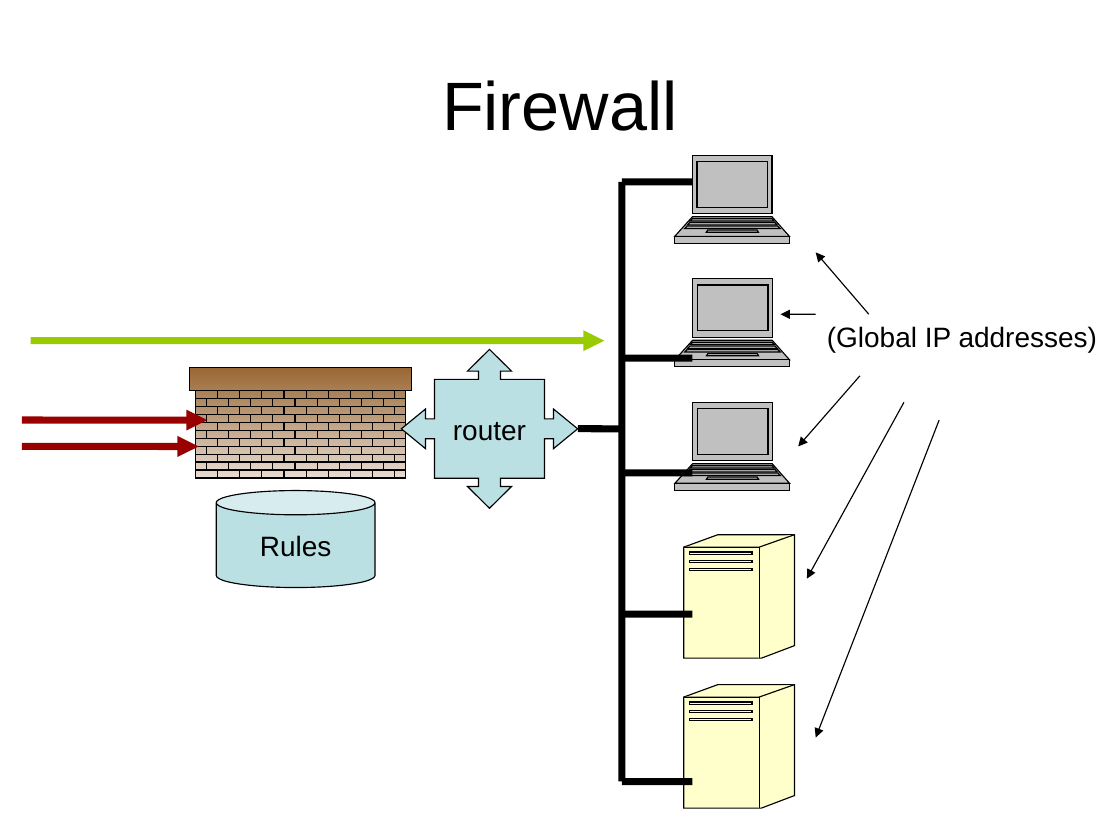
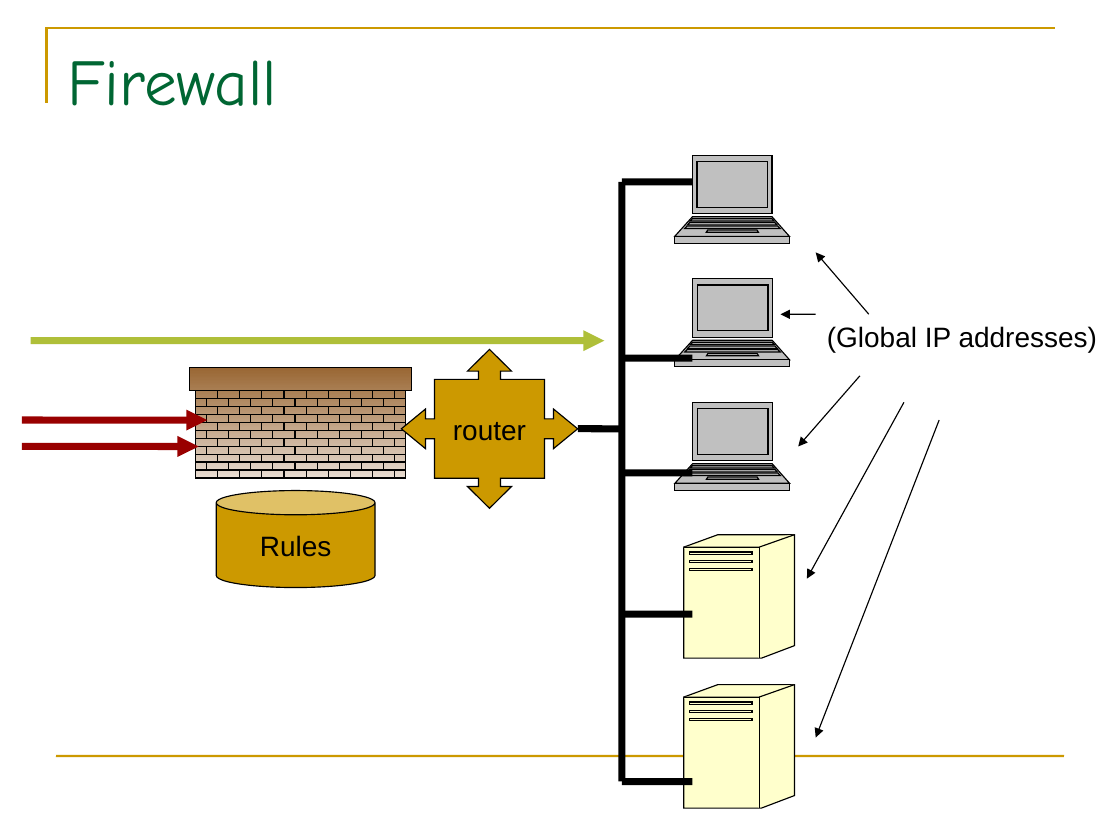
Before and after one commit to BackupTheBerlios/p2p-mentor, a slide deck: slide 4 of slide/nat-p2p.ppt (slide 3 before the commit). Drawn at 1120x840 pixels with LibreOffice and Linux fonts; fonts in the diff are those of the drawing. Boxes give left, top, right and bottom in pixels: in the first picture for what was removed or moved away, otherwise in the second. Text is boxed around its words. In the diff, an @@ line names an element or a change of style, - is before the commit and + after.

```diff
--- a/slide/nat-p2p.ppt
+++ b/slide/nat-p2p.ppt
@@ freeform shape added at <box>47,28,1055,103</box>, outline #CC9900 1.5 pt @@
@@ title "Firewall" at <box>67,60,277,106</box>: size 44 to 42 pt, font Arial to Comic Neue, text colour #000000 to #006633; alignment centre to left; vertical alignment middle to top @@
@@ arrow (30, 340) - (605, 340): stroke #99CC00 4.51 pt to #AFBF39 4.51 pt @@
@@ freeform shape "router" at <box>401,349,577,508</box>: fill #BBE0E3 to #CC9900 @@
@@ cylinder "Rules" at <box>216,491,375,588</box>: fill #BBE0E3 to #CC9900 @@
@@ line added from (56, 756) to (1064, 756), #CC9900 1.5 pt @@
```
Also in this commit, not shown: 35 other slides changed, 11 slides added, 5 slides removed.
